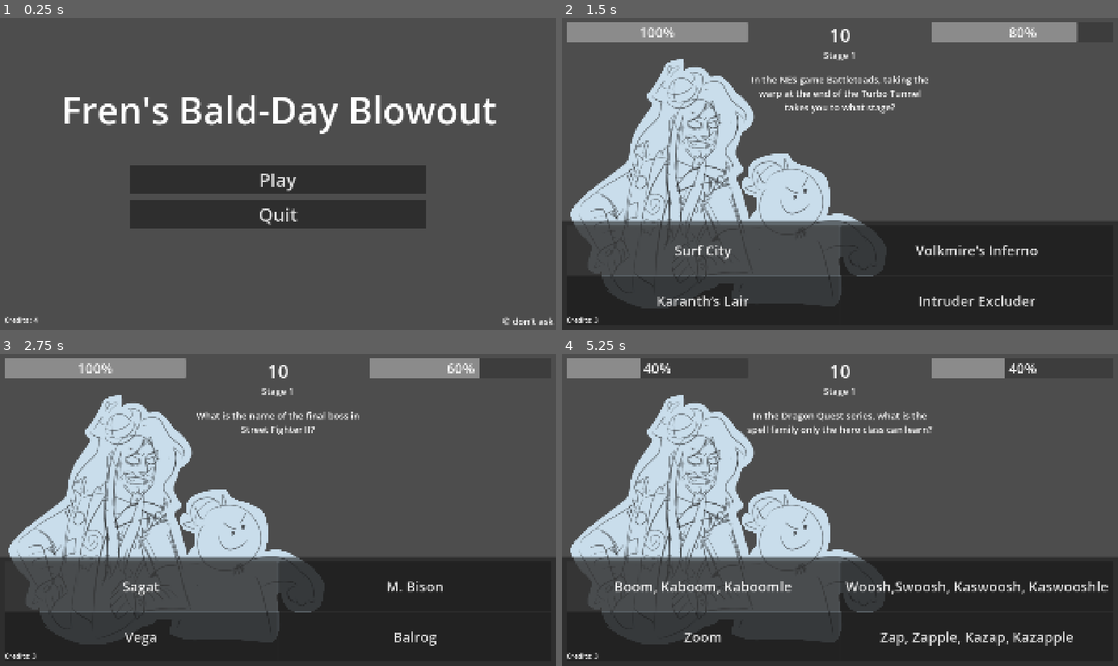
Above: before the commit, frames 1-4 (two rows, left to right).
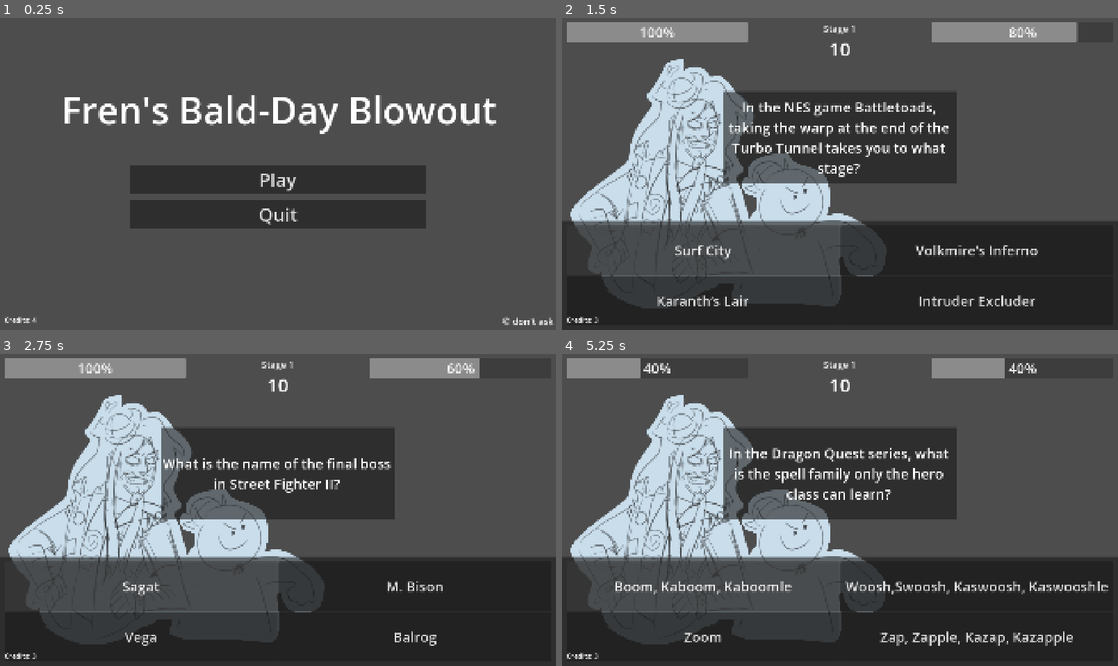
Above: after the commit, the same moments.

Repository: jillzilla/FBDB
Game: Godot game, scene res://assets/scenes/menu.tscn
Two runs of this game, one before a commit and one after it. Both use one fixed random seed, a clock stepped at 60 frames per second and the inputs below.
Inputs:
- Up to frame 1 (0.25 s): no input
- Up to frame 2 (1.5 s): click "Play" at 0.5 s; click "7" at 1.25 s
- Up to frame 3 (2.75 s): click "Surf City" at 2 s
- Up to frame 4 (5.25 s): click "Sagat" at 2.75 s; click "Darm Tower" at 3.5 s; click "Cremia" at 4.25 s; click "Gigan" at 5 s

The runs differ from the first frame. In frame 1, less than 0.1% of the frame differs, in the area x 5-7%, y 95-98%; in frame 2, 12%; in frame 3, 13%, in the area x 29-71%, y 2-54%; in frame 4, 13%.

Commit message:
reworked lose screen AGAIN

Diff:
--- a/assets/scenes/gameplay.tscn
+++ b/assets/scenes/gameplay.tscn
@@ -6,7 +6,7 @@
 [ext_resource type="PackedScene" uid="uid://c8g71n1ocndgf" path="res://assets/scenes/win_screen.tscn" id="4_1pg7n"]
 [ext_resource type="PackedScene" uid="uid://b4eyvgq22sg3n" path="res://assets/scenes/lose_screen.tscn" id="4_17b01"]
 
-[node name="Gameplay" type="Node" unique_id=1463193121 node_paths=PackedStringArray("time_counter", "stage_info", "timer_seconds", "player_health_bar", "enemy_health_bar", "question", "answer_1", "answer_2", "answer_3", "answer_4", "win_screen", "lose_screen")]
+[node name="Gameplay" type="Node" unique_id=1463193121 node_paths=PackedStringArray("time_counter", "stage_info", "timer_seconds", "player_health_bar", "enemy_health_bar", "question", "answer_1", "answer_2", "answer_3", "answer_4", "win_screen", "lose_screen", "question_text_container")]
 script = ExtResource("1_mrbpc")
 stage_1 = "res://assets/stages/stage1data.json"
 stage_2 = "res://assets/stages/stage2data.json"
@@ -18,13 +18,14 @@
 timer_seconds = NodePath("Timer_Seconds")
 player_health_bar = NodePath("Control/Top_HUD/PlayerHealth")
 enemy_health_bar = NodePath("Control/Top_HUD/EnemyHealth")
-question = NodePath("Control/Question")
+question = NodePath("Control/QuestionTextContainer/ScrollContainer/Question")
 answer_1 = NodePath("Control/Bottom_HUD/Answers_Container/A1")
 answer_2 = NodePath("Control/Bottom_HUD/Answers_Container/A2")
 answer_3 = NodePath("Control/Bottom_HUD/Answers_Container/A3")
 answer_4 = NodePath("Control/Bottom_HUD/Answers_Container/A4")
 win_screen = NodePath("Control/WinScreen")
 lose_screen = NodePath("Control/LoseScreen")
+question_text_container = NodePath("Control/QuestionTextContainer")
 
 [node name="Fr" type="Sprite2D" parent="." unique_id=1860793715]
 position = Vector2(752, 720)
@@ -52,13 +53,13 @@
 layout_mode = 1
 anchors_preset = -1
 anchor_left = 0.5
-anchor_top = 0.067
-anchor_right = 0.5
-anchor_bottom = 0.067
+anchor_top = 0.078
+anchor_right = 0.5
+anchor_bottom = 0.078
 offset_left = -944.0
-offset_top = -56.36
+offset_top = -68.240005
 offset_right = 944.0
-offset_bottom = 55.64
+offset_bottom = 43.759995
 grow_horizontal = 2
 pivot_offset_ratio = Vector2(0.5, 0.5)
 mouse_filter = 2
@@ -79,6 +80,16 @@
 size_flags_horizontal = 3
 metadata/_edit_lock_ = true
 metadata/_edit_group_ = true
+
+[node name="Stage" type="Label" parent="Control/Top_HUD/Info" unique_id=2101631399]
+layout_mode = 2
+size_flags_horizontal = 3
+size_flags_vertical = 1
+theme_override_font_sizes/font_size = 32
+text = "Stage 1"
+horizontal_alignment = 1
+vertical_alignment = 1
+metadata/_edit_lock_ = true
 
 [node name="Time" type="Label" parent="Control/Top_HUD/Info" unique_id=1760302699]
 layout_mode = 2
@@ -90,16 +101,6 @@
 vertical_alignment = 1
 metadata/_edit_lock_ = true
 
-[node name="Stage" type="Label" parent="Control/Top_HUD/Info" unique_id=2101631399]
-layout_mode = 2
-size_flags_horizontal = 3
-size_flags_vertical = 1
-theme_override_font_sizes/font_size = 32
-text = "Stage 1"
-horizontal_alignment = 1
-vertical_alignment = 1
-metadata/_edit_lock_ = true
-
 [node name="EnemyHealth" type="ProgressBar" parent="Control/Top_HUD" unique_id=1755953848]
 layout_mode = 2
 size_flags_horizontal = 3
@@ -110,22 +111,37 @@
 value = 5.0
 metadata/_edit_lock_ = true
 
-[node name="Question" type="Label" parent="Control" unique_id=1271836518]
+[node name="QuestionTextContainer" type="PanelContainer" parent="Control" unique_id=911040747]
 layout_mode = 1
 anchors_preset = -1
 anchor_left = 0.5
 anchor_top = 0.38500002
 anchor_right = 0.5
 anchor_bottom = 0.38500002
-offset_left = -320.0
-offset_top = -223.80002
-offset_right = 320.0
-offset_bottom = 224.19998
+offset_left = -400.0
+offset_top = -159.80002
+offset_right = 400.0
+offset_bottom = 160.19998
 grow_horizontal = 2
 grow_vertical = 2
-theme_override_font_sizes/font_size = 32
+mouse_filter = 2
+metadata/_edit_lock_ = true
+
+[node name="ScrollContainer" type="ScrollContainer" parent="Control/QuestionTextContainer" unique_id=973514413]
+custom_minimum_size = Vector2(800, 320)
+layout_mode = 2
+horizontal_scroll_mode = 0
+vertical_scroll_mode = 4
+metadata/_edit_lock_ = true
+
+[node name="Question" type="Label" parent="Control/QuestionTextContainer/ScrollContainer" unique_id=1271836518]
+custom_minimum_size = Vector2(800, 320)
+layout_mode = 2
+size_flags_vertical = 3
+theme_override_font_sizes/font_size = 48
 text = "What is the capital of the USA?"
 horizontal_alignment = 1
+vertical_alignment = 1
 autowrap_mode = 2
 metadata/_edit_lock_ = true
 
--- a/assets/scenes/global_hud.tscn
+++ b/assets/scenes/global_hud.tscn
@@ -18,6 +18,6 @@
 offset_bottom = 19.639893
 grow_vertical = 0
 theme_override_font_sizes/font_size = 24
-text = "Credits : 4"
+text = "Credits: 4"
 vertical_alignment = 2
 metadata/_edit_lock_ = true
--- a/assets/scenes/lose_screen.tscn
+++ b/assets/scenes/lose_screen.tscn
@@ -17,30 +17,32 @@
 layout_mode = 1
 anchors_preset = -1
 anchor_left = 0.5
-anchor_top = 0.504
+anchor_top = 0.42600003
 anchor_right = 0.5
-anchor_bottom = 0.504
-offset_left = -832.0
-offset_top = -416.32
-offset_right = 832.0
-offset_bottom = 415.68
+anchor_bottom = 0.42600003
+offset_left = -320.0
+offset_top = -180.08002
+offset_right = 320.0
+offset_bottom = 179.91998
+grow_horizontal = 2
+grow_vertical = 2
 metadata/_edit_lock_ = true
 
 [node name="Label" type="Label" parent="Panel" unique_id=843607113]
 layout_mode = 1
-anchors_preset = 8
+anchors_preset = -1
 anchor_left = 0.5
-anchor_top = 0.5
+anchor_top = 0.42200002
 anchor_right = 0.5
-anchor_bottom = 0.5
-offset_left = -293.5
-offset_top = -44.0
-offset_right = 293.5
-offset_bottom = 44.0
+anchor_bottom = 0.42200002
+offset_left = -256.0
+offset_top = -63.920013
+offset_right = 256.0
+offset_bottom = 64.07999
 grow_horizontal = 2
 grow_vertical = 2
 theme_override_font_sizes/font_size = 64
-text = "YOU LOSE"
+text = "CONTINUE?!"
 horizontal_alignment = 1
 vertical_alignment = 1
 metadata/_edit_lock_ = true
@@ -49,17 +51,26 @@
 layout_mode = 1
 anchors_preset = -1
 anchor_left = 0.5
-anchor_top = 0.731
+anchor_top = 0.73300004
 anchor_right = 0.5
-anchor_bottom = 0.731
-offset_left = -512.0
-offset_top = -32.192017
-offset_right = 512.0
-offset_bottom = 31.807983
+anchor_bottom = 0.73300004
+offset_left = -256.0
+offset_top = -31.880035
+offset_right = 256.0
+offset_bottom = 32.119965
 grow_horizontal = 2
 grow_vertical = 2
 mouse_filter = 2
 theme_override_constants/separation = 32
+metadata/_edit_lock_ = true
+
+[node name="Next" type="Button" parent="Panel/Buttons" unique_id=1231440421]
+layout_mode = 2
+size_flags_horizontal = 3
+focus_mode = 0
+theme_override_font_sizes/font_size = 32
+action_mode = 0
+text = "HELYEA"
 metadata/_edit_lock_ = true
 
 [node name="Menu" type="Button" parent="Panel/Buttons" unique_id=512076403]
@@ -68,17 +79,8 @@
 focus_mode = 0
 theme_override_font_sizes/font_size = 32
 action_mode = 0
-text = "Give Up"
+text = "HELNAH"
 metadata/_edit_lock_ = true
 
-[node name="Next" type="Button" parent="Panel/Buttons" unique_id=1231440421]
-layout_mode = 2
-size_flags_horizontal = 3
-focus_mode = 0
-theme_override_font_sizes/font_size = 32
-action_mode = 0
-text = "Try Again"
-metadata/_edit_lock_ = true
-
+[connection signal="pressed" from="Panel/Buttons/Next" to="." method="_on_next_pressed"]
 [connection signal="pressed" from="Panel/Buttons/Menu" to="." method="_on_menu_pressed"]
-[connection signal="pressed" from="Panel/Buttons/Next" to="." method="_on_next_pressed"]
--- a/assets/scripts/gameplay.gd
+++ b/assets/scripts/gameplay.gd
@@ -40,6 +40,8 @@
 
 @export var win_screen : Control = null;
 @export var lose_screen : Control = null;
+
+@export var question_text_container : PanelContainer;
 
 #functions
 func _ready() -> void:
@@ -146,6 +148,8 @@
 	_next_question();
 
 func _destroy_everything() -> void:
+	question_text_container.visible = false;
+
 	timer_seconds.stop();
 	time_counter.visible = false;
 
